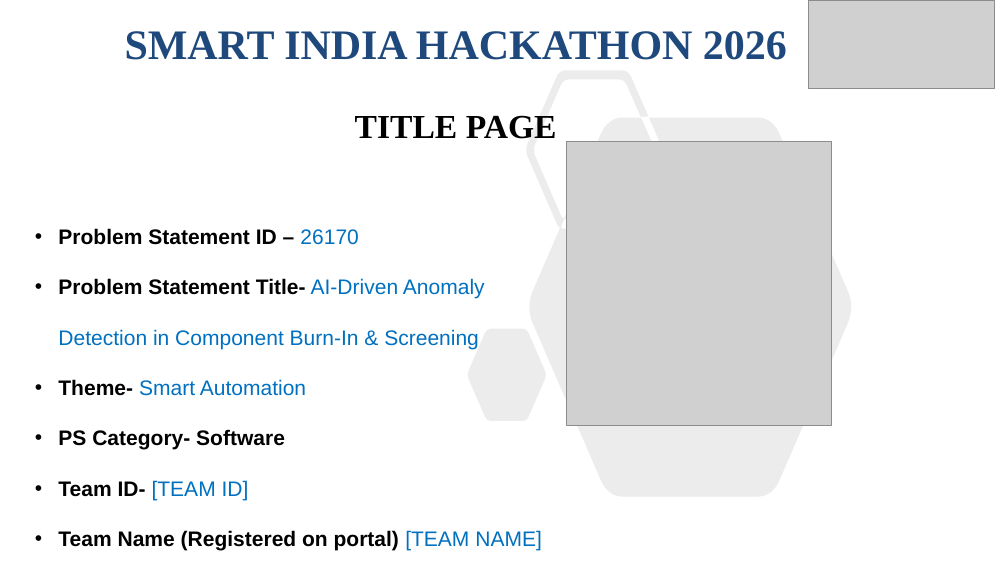
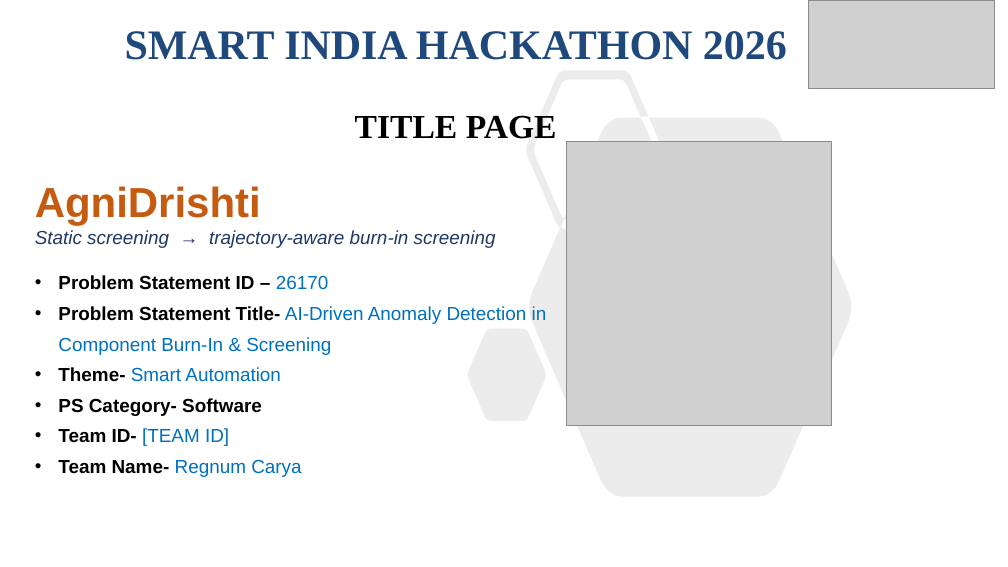
Before and after one commit to Mrudula211/AgniDrishti, a slide deck: slide 1 of docs/presentation/sih2026-idea-agnidrishti.pptx. Drawn at 1008x567 pixels with LibreOffice and Linux fonts; fonts in the diff are those of the drawing; grey boxes stand for pictures. Boxes give left, top, right and bottom in pixels: in the first picture for what was removed or moved away, otherwise in the second. Text is boxed around its words. In the diff, an @@ line names an element or a change of style, - is before the commit and + after.

Commit message:
feat: Add fit_pipeline, make_demo_upload, and serve scripts for model fitting and deployment
- Implemented fit_pipeline.py to fit a deployable pipeline on historical burn-in lots.
- Created make_demo_upload.py to generate demo upload files from synthetic test lots.
- Developed serve.py to start the AgniDrishti screening service without Docker.
- Introduced fit.py for site calibration and fitting procedures on historical data.
- Added service.py to manage screening service core functionalities.
- Established conftest.py for shared test fixtures and synthetic data generation.
- Created integration tests for API endpoints in test_api.py.
- Added unit tests for fitting and service functionalities in test_fit.py and test_service.py.

```diff
--- a/docs/presentation/sih2026-idea-agnidrishti.pptx
+++ b/docs/presentation/sih2026-idea-agnidrishti.pptx
@@ text at bbox=[35, 186, 496, 248]: paragraphs added @@
+AgniDrishti
+Static screening → trajectory-aware burn-in screening
@@ text at bbox=[58, 275, 547, 446]: size 20 to 18 pt in "Problem Statement ID – 26170", "Problem Statement Title- AI-Driven Anomaly Detection in ...", "Theme- Smart Automation", "PS Category- Software" and 1 more places; line spacing 2 to 1.35 @@
@@ text at bbox=[58, 459, 301, 477]: text changed; size 20 to 18 pt; text colour #000000 to #0070C0; bold off @@
-• Team Name (Registered on portal) [TEAM NAME]
+• Team Name- Regnum Carya
```
Also in this commit, not shown: 5 other slides changed, 27 other files.
